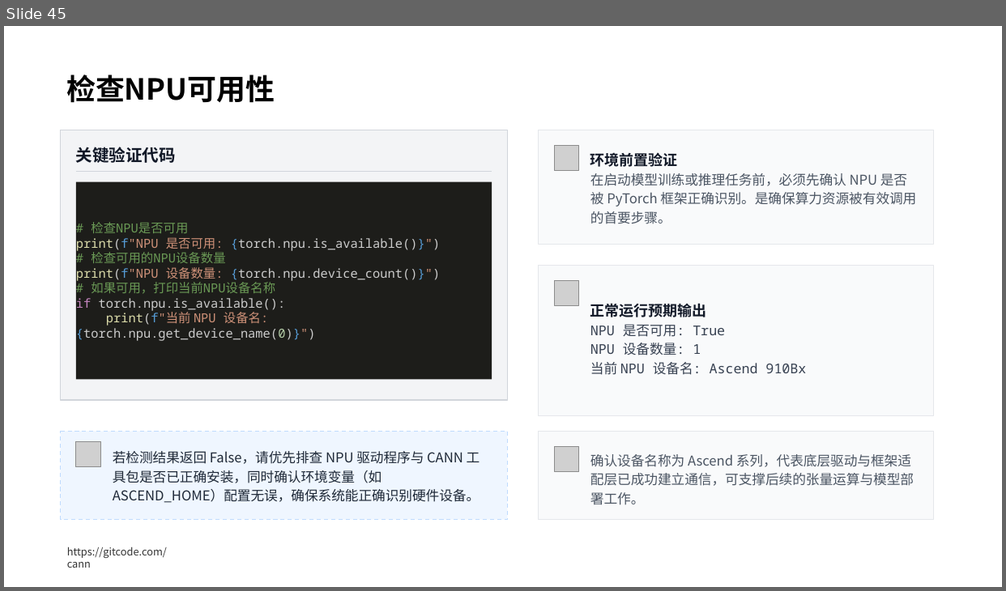
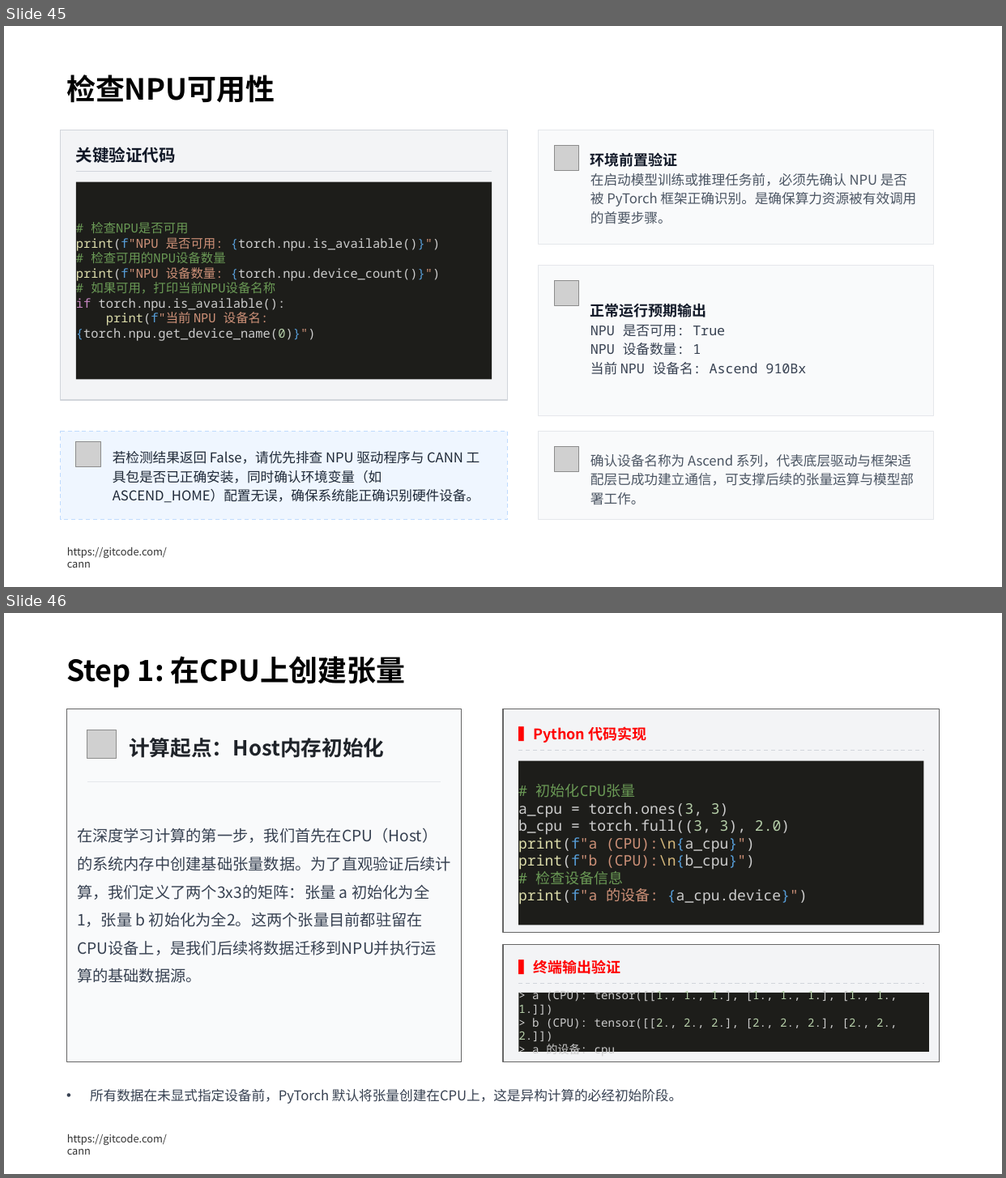
Before and after one commit to hicann/cann-learning-hub, a slide deck: quick_start/cann_basics/slides/artificial_intelligence_basics.pptx. Shown one above the other, each under a label of ours: slide 45 before the commit, slides 45 and 46 after it. The pictures are 1006x591 and 1006x1178 pixels, drawn with LibreOffice and Linux fonts; fonts in the diff are those of the drawing; grey boxes stand for pictures; background and template pictures are left out. Boxes give left, top, right and bottom in pixels: in the first picture for what was removed or moved away, otherwise in the second. Text is boxed around its words. In the diff, an @@ line names an element or a change of style, - is before the commit and + after.

```diff
--- a/quick_start/cann_basics/slides/artificial_intelligence_basics.pptx
+++ b/quick_start/cann_basics/slides/artificial_intelligence_basics.pptx
@@ slide 46 added at [4, 613, 1002, 1174], background #FFFFFF; not listed: 1 template element that a slide beside it also shows @@
@@ text added at [66, 656, 406, 688], 28 pt, text #000000, bold @@
+Step 1: 在CPU上创建张量
@@ rounded rectangle added at [67, 709, 462, 1062], fill #F9FAFB, outline #666666 1 pt @@
@@ rounded rectangle added at [503, 709, 939, 932], fill #F3F4F6, outline #666666 1 pt @@
@@ picture added at [87, 730, 117, 759] @@
@@ text added at [518, 726, 647, 743], 14 pt, text #FF0000, bold @@
+▍Python 代码实现
@@ text added at [129, 738, 384, 758], 20 pt, text #1F2329, bold @@
+计算起点：Host内存初始化
@@ line added from (518, 751) to (923, 751), #D1D5DB 1 pt dashed @@
@@ line added from (87, 781) to (441, 781), #E5E7EB 1 pt @@
@@ rectangle added at [518, 761, 924, 925], fill #1D1D1A, 14 pt, text #CCCCCC @@
+# 初始化CPU张量
+a_cpu = torch.ones(3, 3)
+b_cpu = torch.full((3, 3), 2.0)
+print(f"a (CPU):\n{a_cpu}")
+print(f"b (CPU):\n{b_cpu}")
+# 检查设备信息
+print(f"a 的设备: {a_cpu.device}")
@@ text added at [77, 828, 451, 983], 15 pt, text #374151 @@
+在深度学习计算的第一步，我们首先在CPU（Host）的系统内存中创建基础张量数据。为了直观验证后续计算，我们定义了两个3x3的矩阵：张量 a 初始化为全1，张量 b 初始化为全2。这两个张量目前都驻留在CPU设备上，是我们后续将数据迁移到NPU并执行运算的基础数据源。
@@ rounded rectangle added at [503, 944, 939, 1062], fill #F3F4F6, outline #666666 1 pt @@
@@ text added at [518, 960, 620, 974], 14 pt, text #FF0000, bold @@
+▍终端输出验证
@@ line added from (518, 983) to (923, 983), #D1D5DB 1 pt dashed @@
@@ rectangle added at [518, 992, 929, 1051], fill #1D1D1A, 11 pt, text #CCCCCC @@
+> a (CPU): tensor([[1., 1., 1.], [1., 1., 1.], [1., 1., 1.]])
+> b (CPU): tensor([[2., 2., 2.], [2., 2., 2.], [2., 2., 2.]])
+> a 的设备: cpu
@@ text added at [90, 1089, 682, 1104], 13 pt, text #374151 @@
+• 所有数据在未显式指定设备前，PyTorch 默认将张量创建在CPU上，这是异构计算的必经初始阶段。
```
Also in this commit, not shown: 8 slides changed, 9 other slides added, 1 slide removed, 1 other file.
